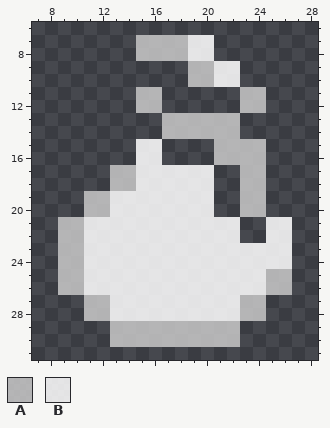
A pixel-art sprite gets an edit: resources/btn_loot.png. The picture above is the old version.
The file is 36x36 pixels. Shown: x 7..28, y 6..31.
Palette (. is transparent): A #c7c7c7db  B #ffffffdb
Pixels before, first column x 9:
 7 ......AAAABB......
 8 ......AAAABB......
 9 ..........AABB....
10 ..........AABB....
11 ......AA......AA..
12 ......AA......AA..
13 ........AAAAAA....
14 ........AAAAAA....
15 ......BB....AAAA..
16 ......BB....AAAA..
17 ....AABBBBBB..AA..
18 ....AABBBBBB..AA..
19 ..AABBBBBBBB..AA..
20 ..AABBBBBBBB..AA..
21 AABBBBBBBBBBBB..BB
22 AABBBBBBBBBBBB..BB
23 AABBBBBBBBBBBBBBBB
24 AABBBBBBBBBBBBBBBB
25 AABBBBBBBBBBBBBBAA
26 AABBBBBBBBBBBBBBAA
27 ..AABBBBBBBBBBAA..
28 ..AABBBBBBBBBBAA..
29 ....AAAAAAAAAA....
30 ....AAAAAAAAAA....
The result:
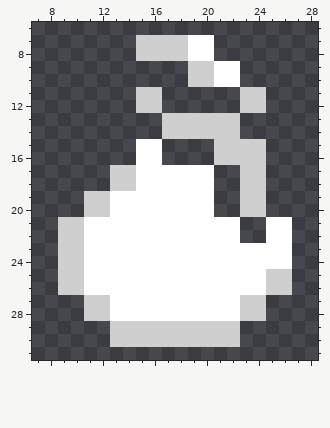
Diff:
colour A: #c7c7c7db -> #cfcfcf
colour B: #ffffffdb -> #ffffff
Changed places in both pictures, as pixel boxes (x1, y1, x2, y2):
changed: (58, 35, 292, 347)
